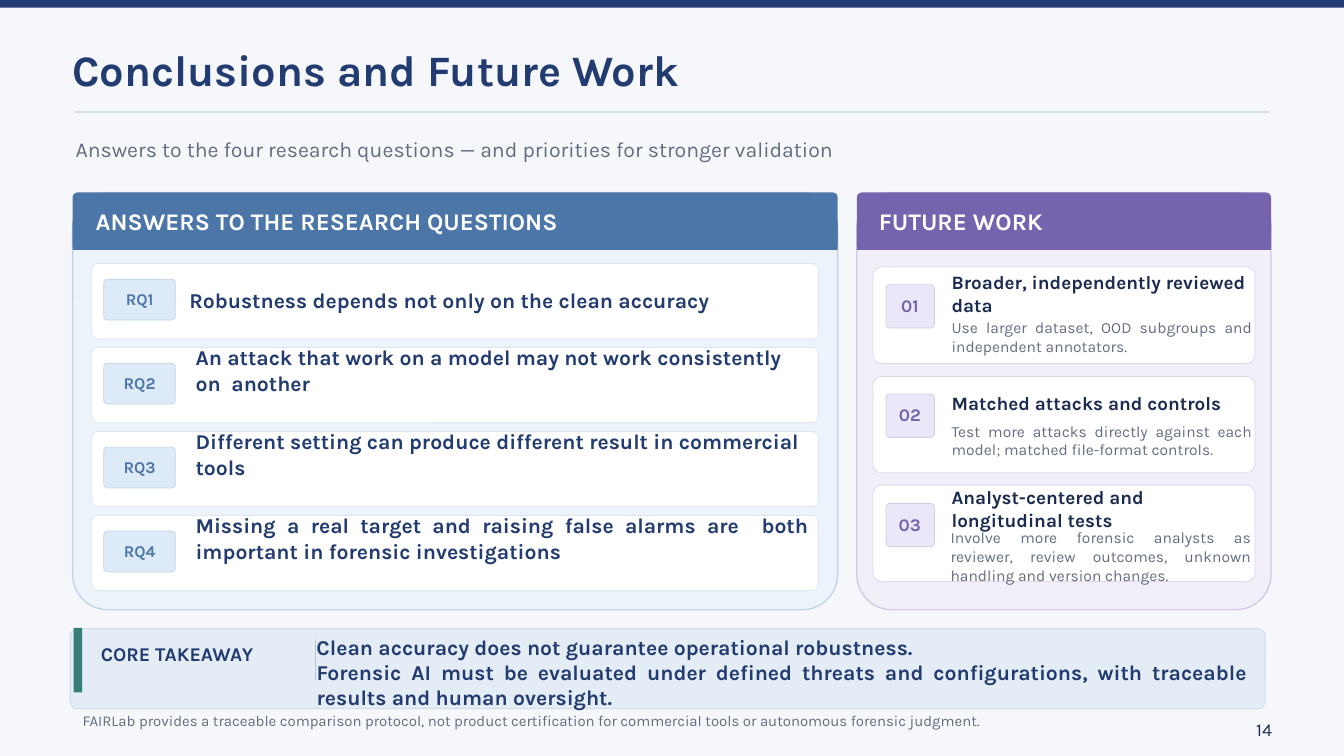
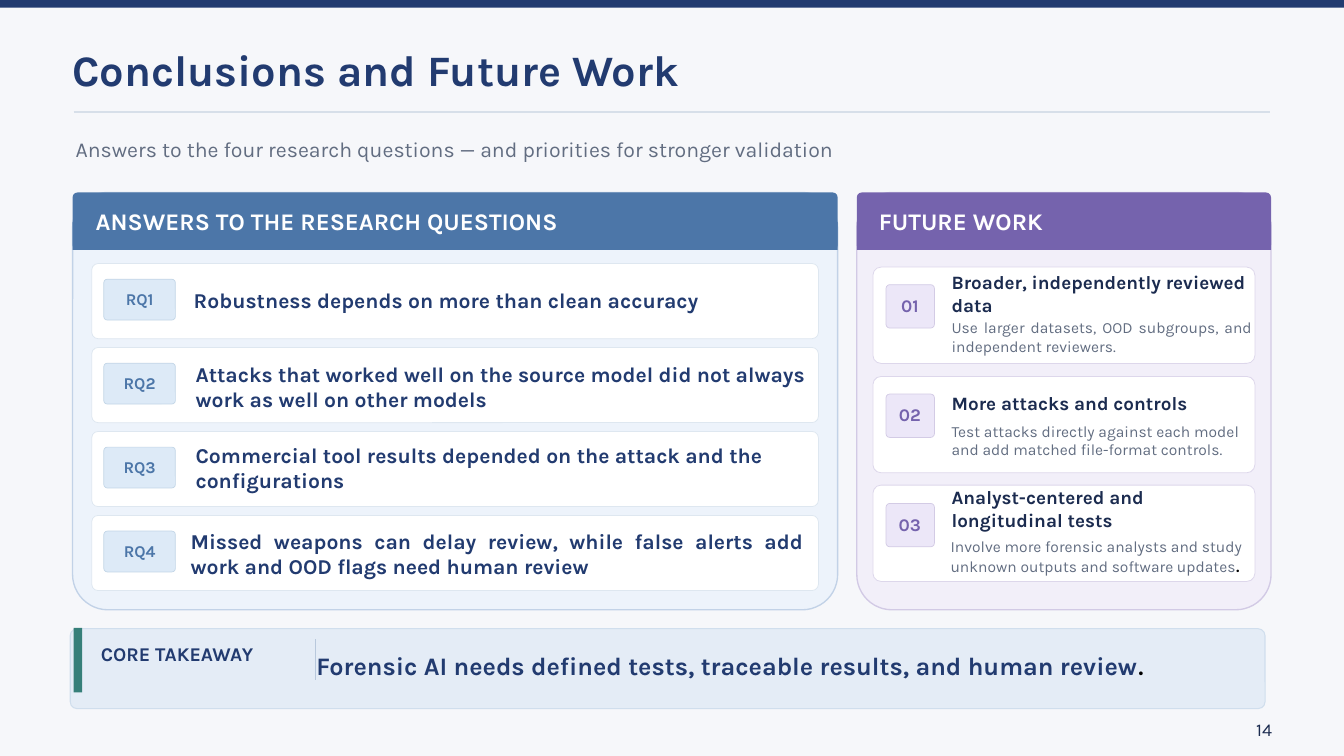
Before and after one commit to lmolinario/Molinario_Thesis_Defense_2026, a slide deck: slide 14 of Molinario_Thesis_Defense_2026.pptx. Drawn at 1344x756 pixels with LibreOffice and Linux fonts; fonts in the diff are those of the drawing. Boxes give left, top, right and bottom in pixels: in the first picture for what was removed or moved away, otherwise in the second. Text is boxed around its words. In the diff, an @@ line names an element or a change of style, - is before the commit and + after.

Commit message:
refactor

```diff
--- a/Molinario_Thesis_Defense_2026.pptx
+++ b/Molinario_Thesis_Defense_2026.pptx
@@ text at [194, 293, 699, 314]: text changed @@
-Robustness depends not only on the clean accuracy
+Robustness depends on more than clean accuracy
@@ text at [952, 322, 1251, 356]: text changed @@
-Use larger dataset, OOD subgroups and independent annotators.
+Use larger datasets, OOD subgroups, and independent reviewers.
@@ text at [196, 367, 805, 408]: text changed @@
-An attack that work on a model may not work consistently on another
+Attacks that worked well on the source model did not always work as well on other models
@@ text at [952, 397, 1187, 411]: text changed @@
-Matched attacks and controls
+More attacks and controls
@@ text at [196, 448, 762, 494]: text changed @@
-Different setting can produce different result in commercial tools
+Commercial tool results depended on the attack and the configurations
@@ text at [952, 426, 1239, 455]: text changed @@
-Test more attacks directly against each model; matched file-format controls.
+Test attacks directly against each model and add matched file-format controls.
@@ text at [191, 534, 802, 580]: text changed @@
-Missing a real target and raising false alarms are both important in forensic investigations
+Missed weapons can delay review, while false alerts add work and OOD flags need human review
@@ text at [951, 541, 1242, 576]: text changed @@
-Involve more forensic analysts as reviewer, review outcomes, unknown handling and version changes.
+Involve more forensic analysts and study unknown outputs and software updates.
@@ text at [316, 657, 1144, 679]: text changed; size 15.1 to 18 pt @@
-Clean accuracy does not guarantee operational robustness.
+Forensic AI needs defined tests, traceable results, and human review.
@@ text removed at [317, 660, 1246, 710] @@
-Forensic AI must be evaluated under defined threats and configurations, with traceable results and human oversight.
@@ text removed at [83, 716, 980, 730] @@
-FAIRLab provides a traceable comparison protocol, not product certification for commercial tools or autonomous forensic judgment.
```
Also in this commit, not shown: 11 other slides changed.
